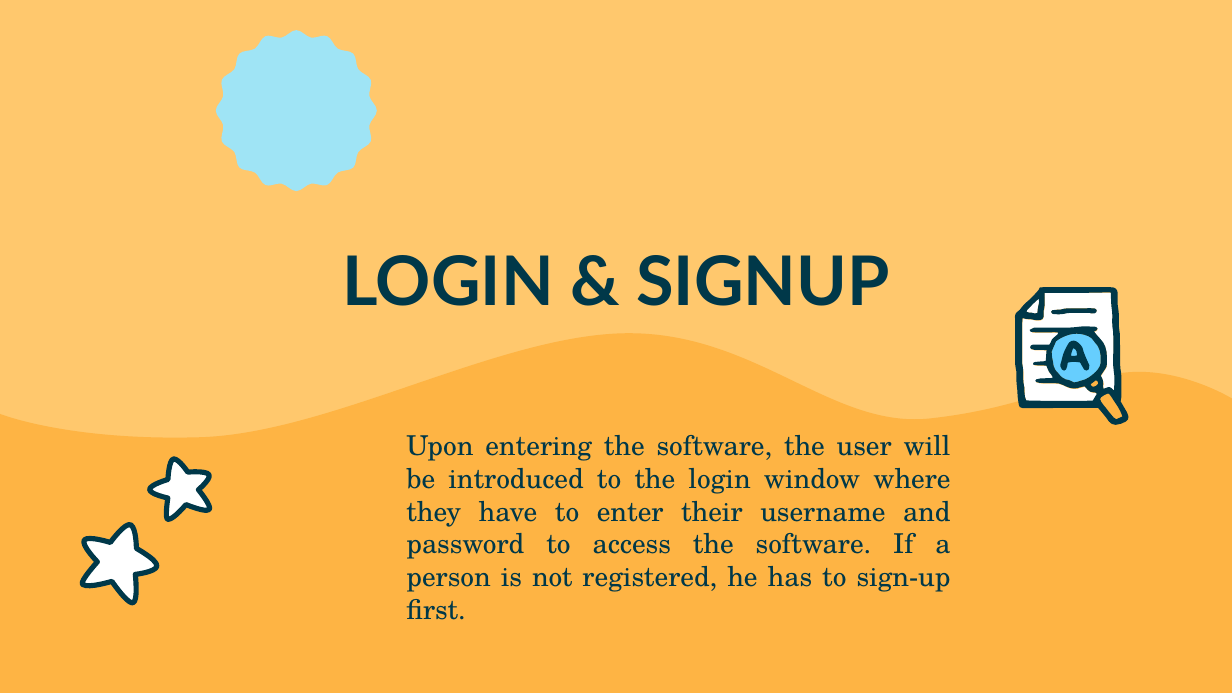
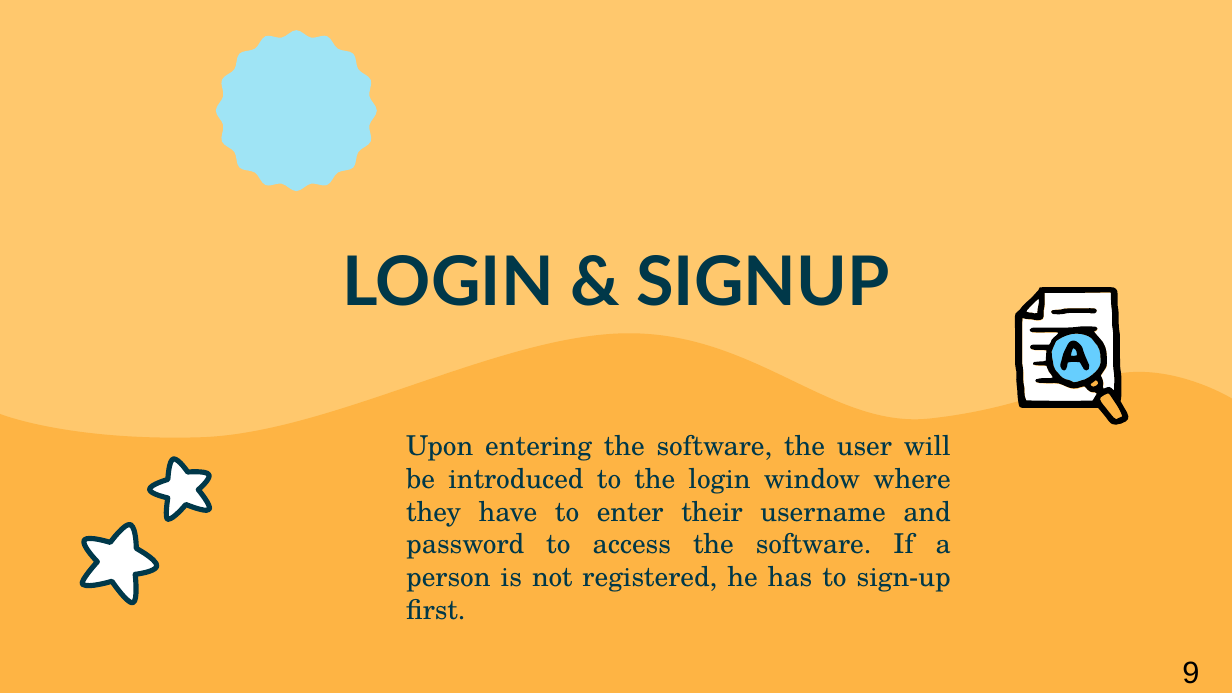
Before and after one commit to gr007-40/Teddit, a slide deck: slide 9 of Final-Project-Presentation.pptx. Drawn at 1232x693 pixels with LibreOffice and Linux fonts; fonts in the diff are those of the drawing. Boxes give left, top, right and bottom in pixels: in the first picture for what was removed or moved away, otherwise in the second. Text is boxed around its words. In the diff, an @@ line names an element or a change of style, - is before the commit and + after.

```diff
--- a/Final-Project-Presentation.pptx
+++ b/Final-Project-Presentation.pptx
@@ freeform shape at bbox=[1015, 287, 1129, 425]: fill #003849 to #000000; outline redrawn @@
@@ freeform shape at bbox=[1023, 293, 1116, 402]: outline redrawn @@
@@ freeform shape at bbox=[1051, 308, 1096, 314]: fill #003849 to #000000 @@
@@ freeform shape at bbox=[1051, 334, 1101, 383]: outline redrawn @@
@@ freeform shape at bbox=[1061, 340, 1090, 372]: fill #003849 to #000000; outline redrawn @@
@@ text added at bbox=[1182, 661, 1199, 684], 18 pt, text #000000 @@
+9
```
Also in this commit, not shown: 21 other slides changed.
